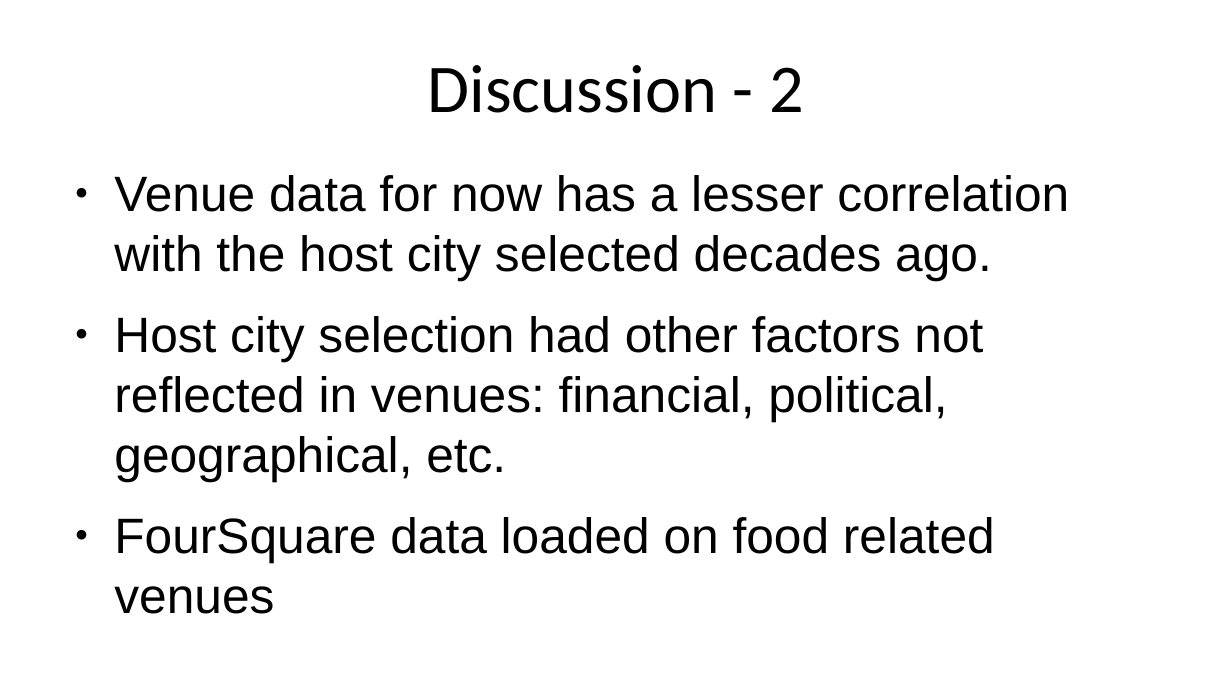
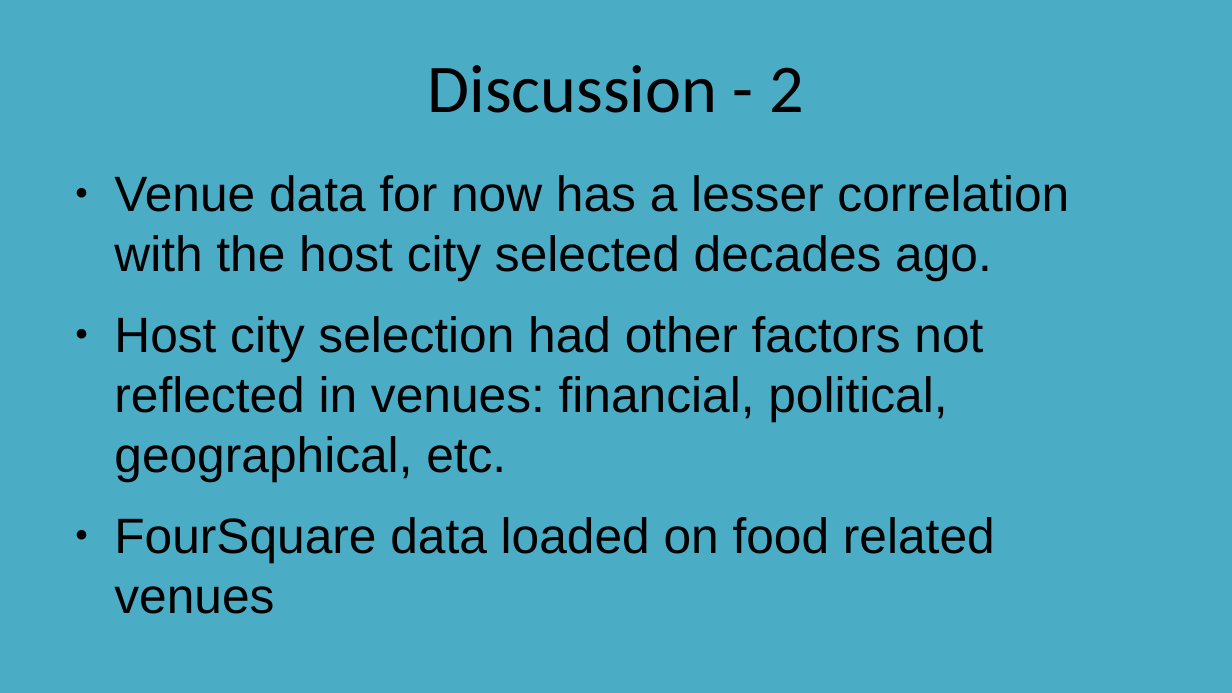
Before and after one commit to CharlesFung87/Coursera_Capstone, a slide deck: slide 18 of Olympic host cities presentation.pptx. Drawn at 1232x693 pixels with LibreOffice and Linux fonts; fonts in the diff are those of the drawing. Boxes give left, top, right and bottom in pixels: in the first picture for what was removed or moved away, otherwise in the second. Text is boxed around its words. In the diff, an @@ line names an element or a change of style, - is before the commit and + after.

```diff
--- a/Olympic host cities presentation.pptx
+++ b/Olympic host cities presentation.pptx
@@ background #FFFFFF to #4BACC6 @@
```
Also in this commit, not shown: 18 other slides changed, 4 other files.
